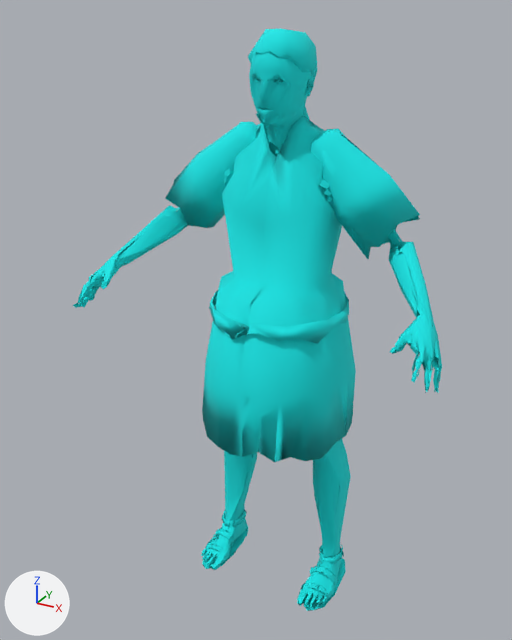
A saved change to the glTF model modelos/personaje_tunicado_uno_baja.glb.
One viewpoint serves both versions: a 50 mm lens placed at (0.857, -1.702, 1.73), pointed at (-0.058, -0.038, 0.898). The axes (+X, +Y, +Z) are drawn at lower left. The lights are the same throughout. The first picture is the older version. Vertices at exactly the same position are counted once.

Names of what the first picture shows: 'tunicado_uno'.
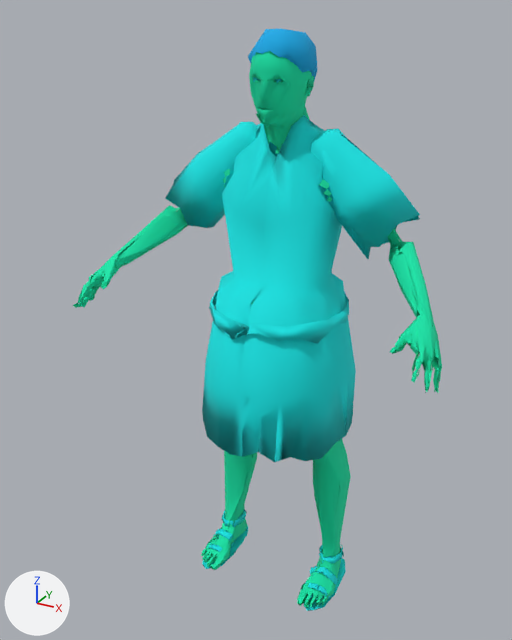
Boxes [x1, y1, x2, y2] around the edits, measured in the pictures (512 x 640 px):
part 1 of me_cinturon_001, recoloured
    both: [73, 29, 442, 607]

The change, as a diff of the scene's bpy script:
```diff
--- a/modelos/personaje_tunicado_uno_baja.glb.py
+++ b/modelos/personaje_tunicado_uno_baja.glb.py
@@ me_cinturon_001 @@
 me_cinturon_001.from_pydata(...)  # 2860 vertices, 3200 faces; spans x -0.53..0.54, y -0.3..0.23, z -0.01..1.68
 # used by ob_tunicado_uno; location = (0.0, 0.0, 0.0)
+# me_cinturon_001 part 1: 2065 faces centred in x -0.53..0.53, y -0.3..0.13, z 0.0..1.68 are repainted in the vertex colours; the middle colour goes from cyan #00ffff to green #00ffbc
 me_cinturon_001.materials.append(mat_tunicado_atlas)
```
